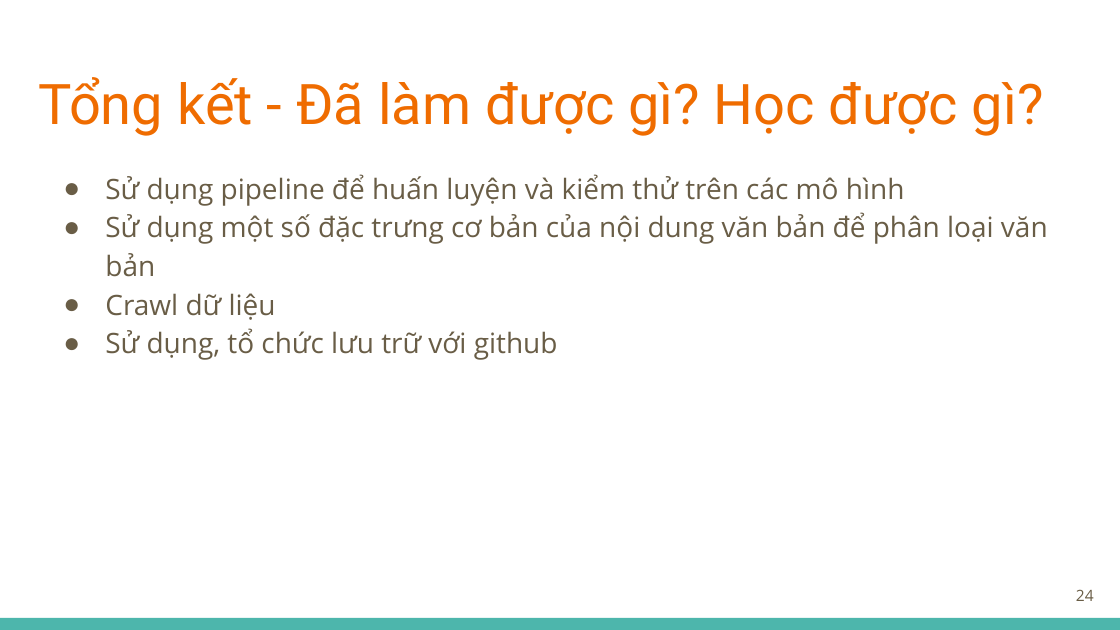
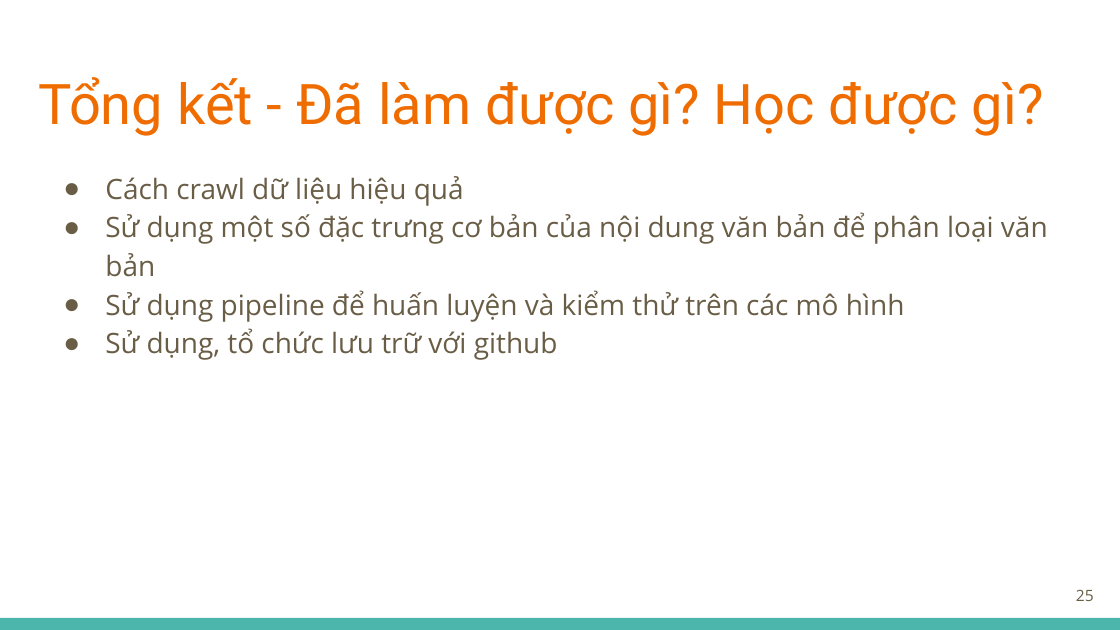
Before and after one commit to tuandoan998/DS_Final_Project, a slide deck: slide 25 of misc/docs/slide.pptx (slide 24 before the commit). Drawn at 1120x630 pixels with LibreOffice and Linux fonts; fonts in the diff are those of the drawing. Boxes give left, top, right and bottom in pixels: in the first picture for what was removed or moved away, otherwise in the second. Text is boxed around its words. In the diff, an @@ line names an element or a change of style, - is before the commit and + after.

```diff
--- a/misc/docs/slide.pptx
+++ b/misc/docs/slide.pptx
@@ text at (105, 176, 1048, 277): paragraphs added @@
+● Cách crawl dữ liệu hiệu quả
+● Sử dụng một số đặc trưng cơ bản của nội dung văn bản để phân loại văn bản
@@ text at (105, 212, 1048, 320): paragraphs removed @@
-● Sử dụng một số đặc trưng cơ bản của nội dung văn bản để phân loại văn bản
-● Crawl dữ liệu
@@ page number at (1076, 589, 1094, 601): text changed @@
-24
+25
```
Also in this commit, not shown: 8 other slides changed, 3 slides added, 2 slides removed, 3 other files.
